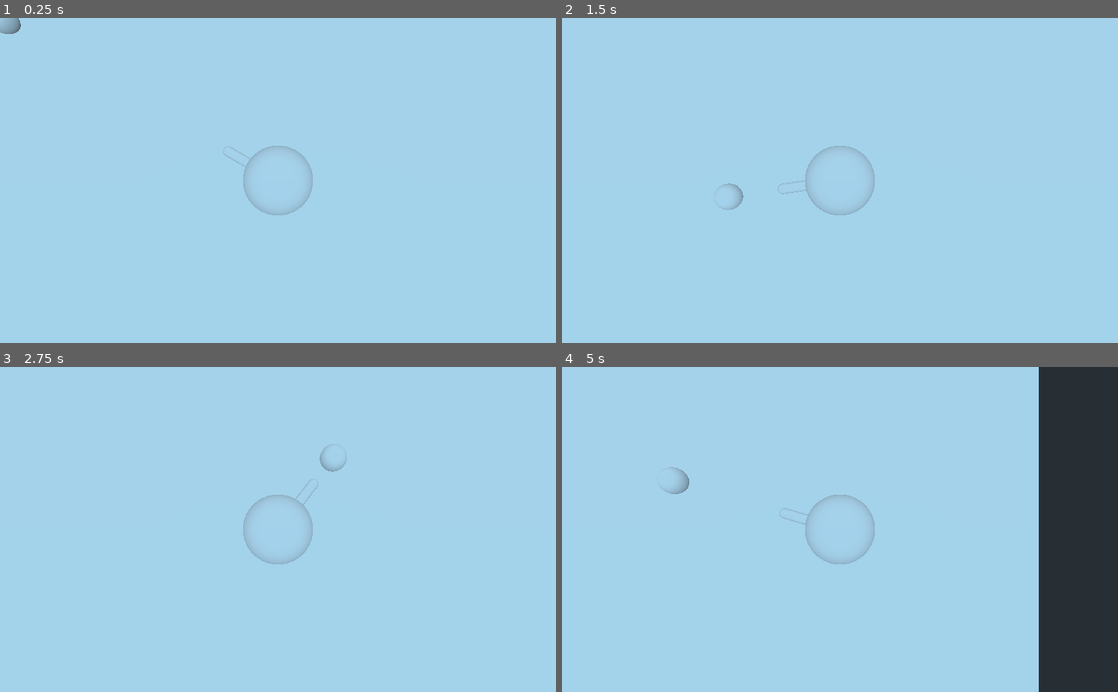
Above: before the commit, frames 1-4 (two rows, left to right).
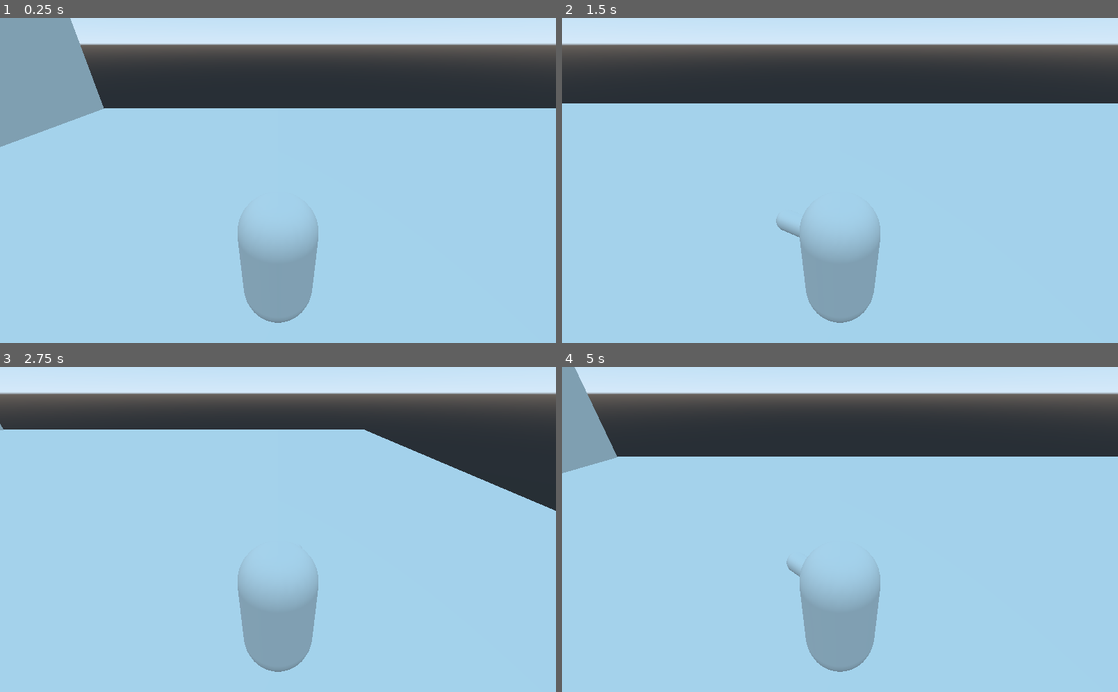
Above: after the commit, the same moments.

Repository: ash-v3/Cooler_Game
Game: Godot game, scene res://test_level.tscn
Same seed, same stepped clock (60 frames per second), same inputs: the game is played once before the commit and once after it.
Inputs (mouse positions are in pixels of both pictures, inside the frame that each line leads up to):
- Up to frame 1 (0.25 s): no input
- Up to frame 2 (1.5 s): tap Enter at 0.5 s; move the mouse to (962, 164) at 0.52 s; hold D (right) 0.53-1.28 s; move the mouse to (728, 196) at 1.27 s; hold S (down) from 1.28 s (still down)
- Up to frame 3 (2.75 s): move the mouse to (333, 458) at 2.02 s; release S (down) at 2.03 s; hold D (right) from 2.03 s (still down)
- Up to frame 4 (5 s): move the mouse to (812, 594) at 2.77 s; release D (right) at 2.78 s; hold W (up) 2.78-3.53 s; move the mouse to (1006, 578) at 3.52 s; hold A (left) from 3.53 s (still down); move the mouse to (673, 480) at 4.27 s

The runs differ from the first frame. In frame 1, 32% of the frame differs, in the area x 0-100%, y 0-94%; in frame 2, 30%; in frame 3, 27%; in frame 4, 40%, in the area x 0-100%, y 0-100%.

Commit message:
Movement Fix, Friction, and Max Speed

Diff:
--- a/player.gd
+++ b/player.gd
@@ -1,33 +1,49 @@
 extends KinematicBody
 
 var velocity : Vector3 = Vector3.ZERO
-var acceleration : float = 1.5
+var acceleration : float = 50
+var max_speed : float = 10
+var friction_strength : float = 35
 
 # The direction the player is looking
-# maybe: Vector2.RIGHT.rotate(angle)
 var look_vector = Vector2(1, 0)
 
 func _ready():
 	pass
 
 func _physics_process(delta):
-	var horizontal_input = 0
-	var vertical_input = 0
+	var side_input = 0
+	var forward_input = 0
 
 	if Input.is_action_pressed("left"):
-		horizontal_input -= 1
+		side_input -= 1
 	if Input.is_action_pressed("right"):
-		horizontal_input += 1
+		side_input += 1
 	if Input.is_action_pressed("up"):
-		vertical_input -= 1
+		forward_input += 1
 	if Input.is_action_pressed("down"):
-		vertical_input += 1
+		forward_input -= 1
 
-	velocity += Vector3(horizontal_input, 0, vertical_input) * acceleration * delta
+	# X is forward and z is sideways currently
+	velocity += Vector3(forward_input, 0, side_input) * acceleration * delta
+
+	if velocity.length() > max_speed:
+		velocity *= max_speed / velocity.length()
 
 	# Move the player
 	var adjusted_velocity = move_and_slide(velocity)
 	velocity = adjusted_velocity
+
+	# The unit vector of the player's movement
+	var unit_vector : Vector3 = velocity.normalized()
+
+	# Apply friction to the player
+	var friction_velocity : Vector3 = Vector3(-unit_vector.x * friction_strength * delta, 0, -unit_vector.z * friction_strength * delta)
+
+	if friction_velocity.length() < velocity.length():
+		velocity += friction_velocity
+	else:
+		velocity = Vector3.ZERO
 
 	# Rotate to face mouse
 	# Mouse position
@@ -37,19 +53,16 @@
 	var ray = $Camera.project_ray_normal(mouse_position)
 
 	# Player position
-	var player_y = global_transform.origin.y
-	var eyes_y = $Mesh/Nose.global_transform.origin.y
+	#var player_y = global_transform.origin.y
+	var nose_y = $Mesh/Nose.global_transform.origin.y
 
 	# A plane with a normal vector that faces straight up
 	# Second argument is distance from origin that plane is
 	# Plane is ground plane raised to player's position
-	var plane = Plane(Vector3(0, 1, 0), eyes_y)
+	var plane = Plane(Vector3(0, 1, 0), nose_y)
 
 	# The point the ray and plane intersect
 	var intersection = plane.intersects_ray($Camera.global_transform.origin, ray)
-
-	var test_ball = get_node("../TestBall")
-	test_ball.global_transform.origin = intersection
 
 	# Sometimes intersection is null, don't know why
 	if intersection:
@@ -67,5 +80,3 @@
 
 		# Save the new look vector
 		look_vector = mouse_vector
-
-		print(angle, look_vector)
--- a/player.tscn
+++ b/player.tscn
@@ -7,7 +7,7 @@
 mid_height = 0.5
 
 [sub_resource type="CapsuleMesh" id=2]
-radius = 0.04
+radius = 0.075
 mid_height = 0.2
 
 [node name="Player" type="KinematicBody"]
@@ -27,4 +27,4 @@
 transform = Transform( 1, 0, 0, 0, -4.37114e-08, 1, 0, -1, -4.37114e-08, 0, 0, 0 )
 
 [node name="Camera" type="Camera" parent="."]
-transform = Transform( 1, 0, 0, 0, -4.37114e-08, 1, 0, -1, -4.37114e-08, 0, 1.92443, 0 )
+transform = Transform( -3.76932e-08, 0.506365, -0.862319, 2.21339e-08, 0.862319, 0.506365, 1, 5.32907e-15, -4.37114e-08, -1.08666, 1.25604, 0 )
--- a/test_level.tscn
+++ b/test_level.tscn
@@ -1,22 +1,19 @@
-[gd_scene load_steps=5 format=2]
+[gd_scene load_steps=4 format=2]
 
 [ext_resource path="res://player.tscn" type="PackedScene" id=1]
 
 [sub_resource type="CubeMesh" id=1]
-size = Vector3( 16.875, 0.169, 14.848 )
+size = Vector3( 16.875, 0.169, 25.592 )
 
 [sub_resource type="BoxShape" id=2]
 extents = Vector3( 8.438, 0.085, 7.424 )
-
-[sub_resource type="SphereMesh" id=3]
-radius = 0.1
-height = 0.2
 
 [node name="TestLevel" type="Spatial"]
 
 [node name="Floor" type="StaticBody" parent="."]
 
 [node name="Mesh" type="MeshInstance" parent="Floor"]
+transform = Transform( 1, 0, 0, 0, 1, 0, 0, 0, 1, 0.0719733, 0.0576811, 5.72801 )
 mesh = SubResource( 1 )
 material/0 = null
 
@@ -35,7 +32,3 @@
 
 [node name="Player" parent="." instance=ExtResource( 1 )]
 transform = Transform( 1, 0, 0, 0, 1, 0, 0, 0, 1, -0.00725198, 1.12508, 0.0119019 )
-
-[node name="TestBall" type="MeshInstance" parent="."]
-mesh = SubResource( 3 )
-material/0 = null
